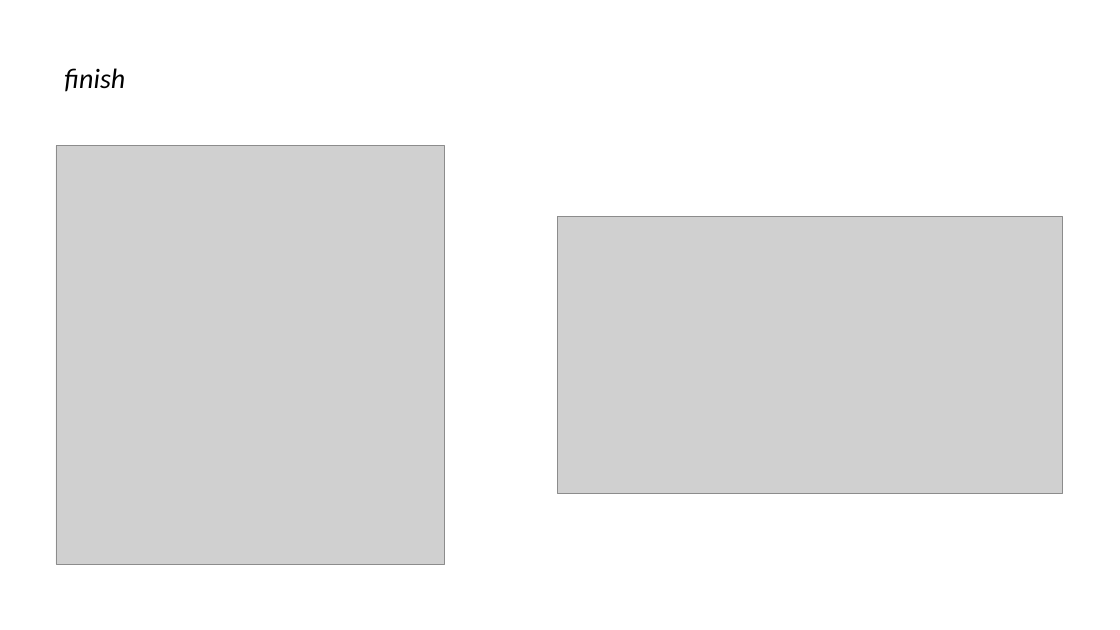
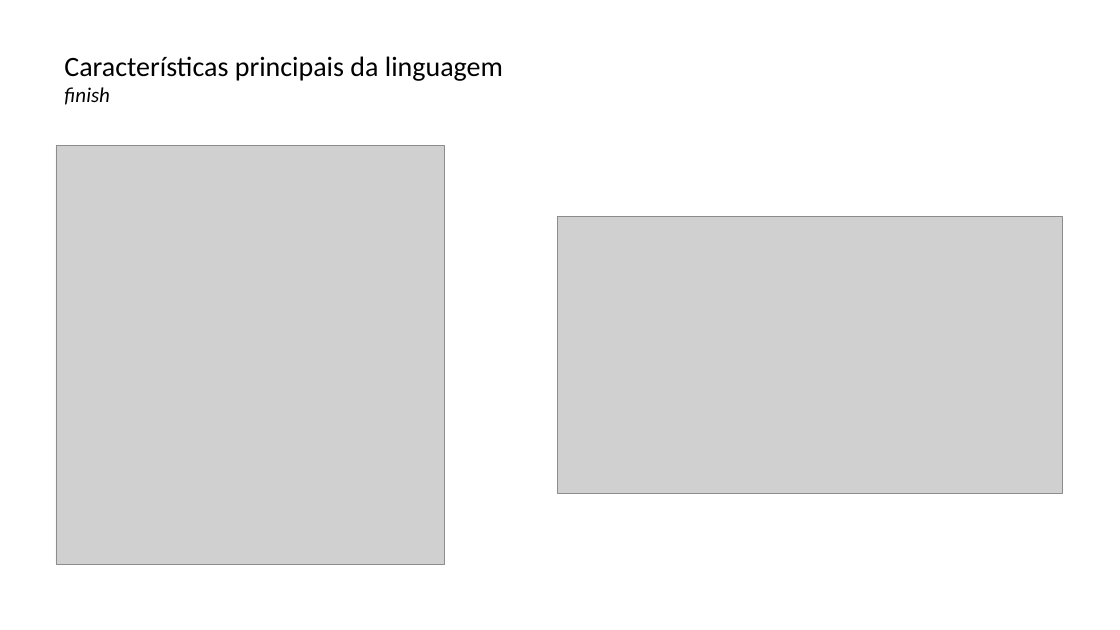
Before and after one commit to lquatrin/inf2591, a slide deck: slide 14 of x10.pptx (slide 13 before the commit). Drawn at 1120x630 pixels with LibreOffice and Linux fonts; fonts in the diff are those of the drawing; grey boxes stand for pictures. Boxes give left, top, right and bottom in pixels: in the first picture for what was removed or moved away, otherwise in the second. Text is boxed around its words. In the diff, an @@ line names an element or a change of style, - is before the commit and + after.

```diff
--- a/x10.pptx
+++ b/x10.pptx
@@ title at bbox=[64, 56, 503, 105]: text changed; italic off @@
-finish
+Características principais da linguagem
+finish
```
Also in this commit, not shown: 21 other slides changed, 2 slides added, 1 slide removed, 5 other files.
